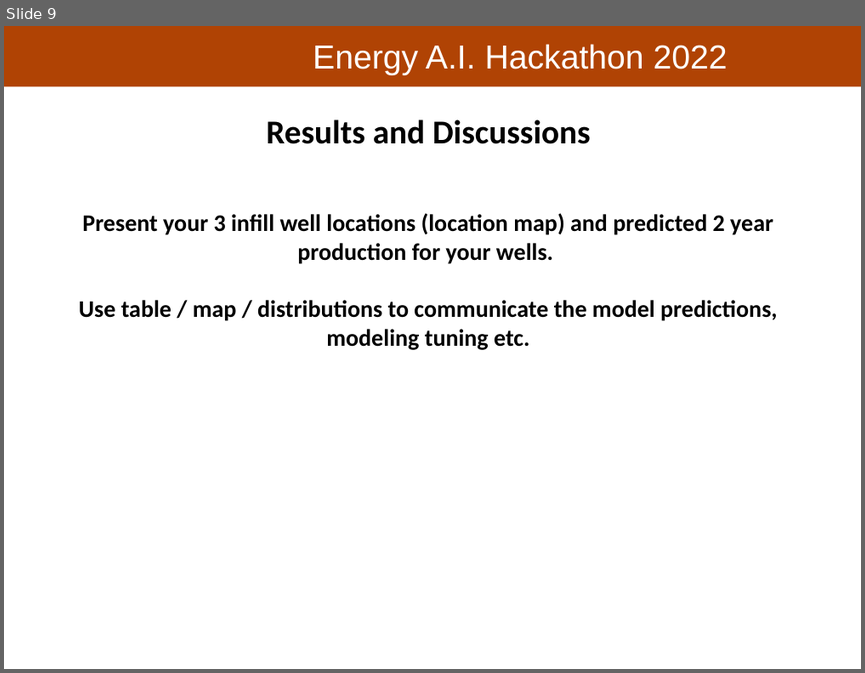
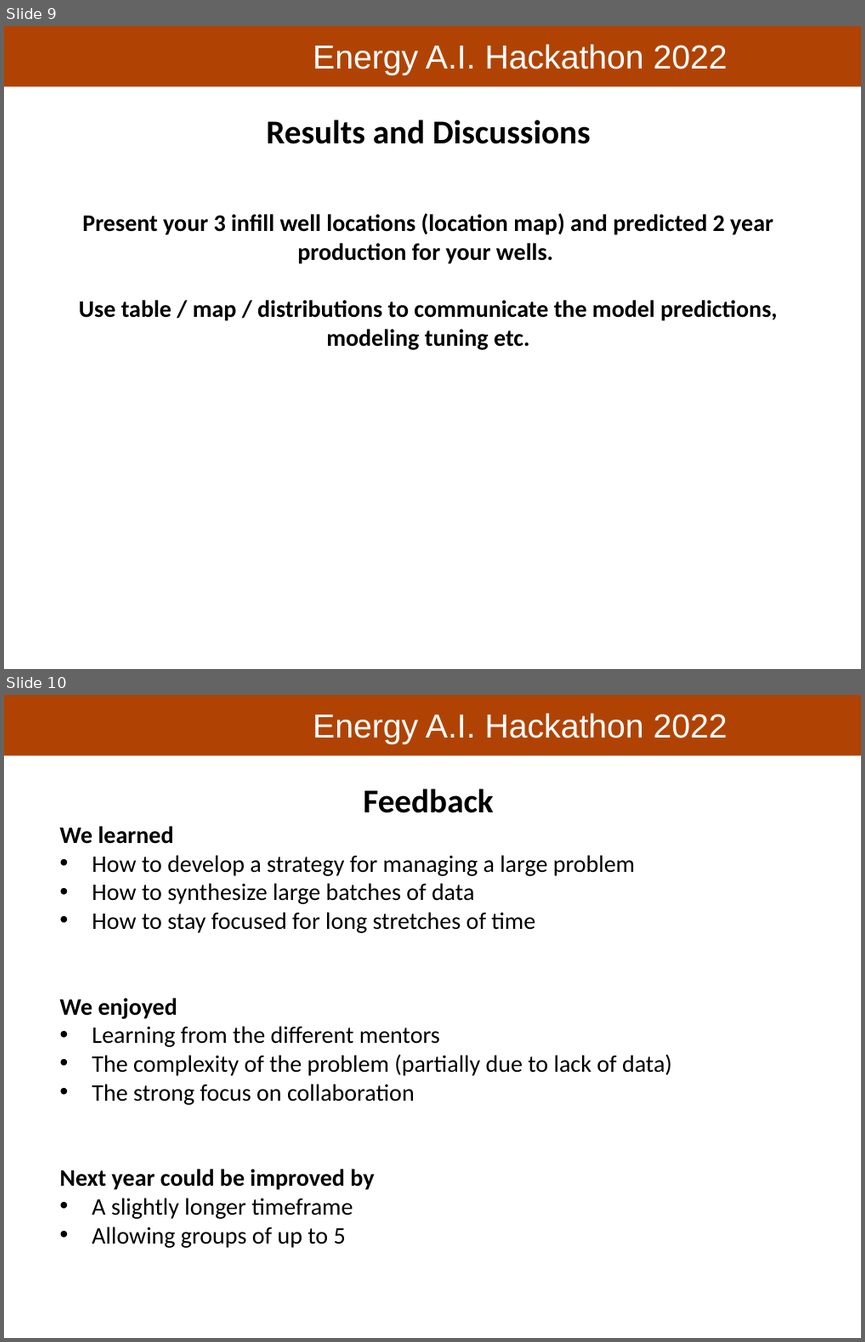
Before and after one commit to PGEHackathon/Longhorn_Energy_Club, a slide deck: Longhorn_Energy_Club_Presentation.pptx. Shown one above the other, each under a label of ours: slide 9 before the commit, slides 9 and 10 after it. The pictures are 865x673 and 865x1342 pixels, drawn with LibreOffice and Linux fonts; fonts in the diff are those of the drawing; background and template pictures are left out. Boxes give left, top, right and bottom in pixels: in the first picture for what was removed or moved away, otherwise in the second. Text is boxed around its words. In the diff, an @@ line names an element or a change of style, - is before the commit and + after.

Commit message:
New Presentation update

```diff
--- a/Longhorn_Energy_Club_Presentation.pptx
+++ b/Longhorn_Energy_Club_Presentation.pptx
@@ slide 10 added at [4,695,861,1338], background #FFFFFF; not listed: 2 template elements that a slide beside it also shows @@
@@ text added at [60,789,672,1247], 20 pt, text #000000 @@
+Feedback
+We learned
+• How to develop a strategy for managing a large problem
+• How to synthesize large batches of data
+• How to stay focused for long stretches of time
+We enjoyed
+• Learning from the different mentors
+• The complexity of the problem (partially due to lack of data)
+• The strong focus on collaboration
+Next year could be improved by
+• A slightly longer timeframe
+• Allowing groups of up to 5
```
Also in this commit, not shown: 1 slide removed, 4 other files.
